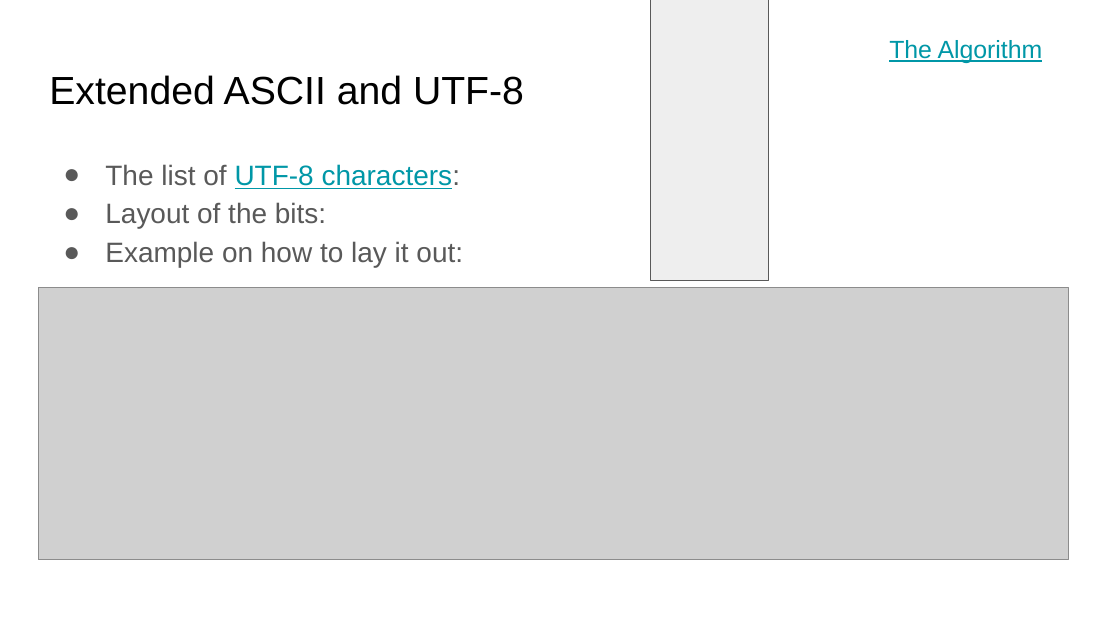
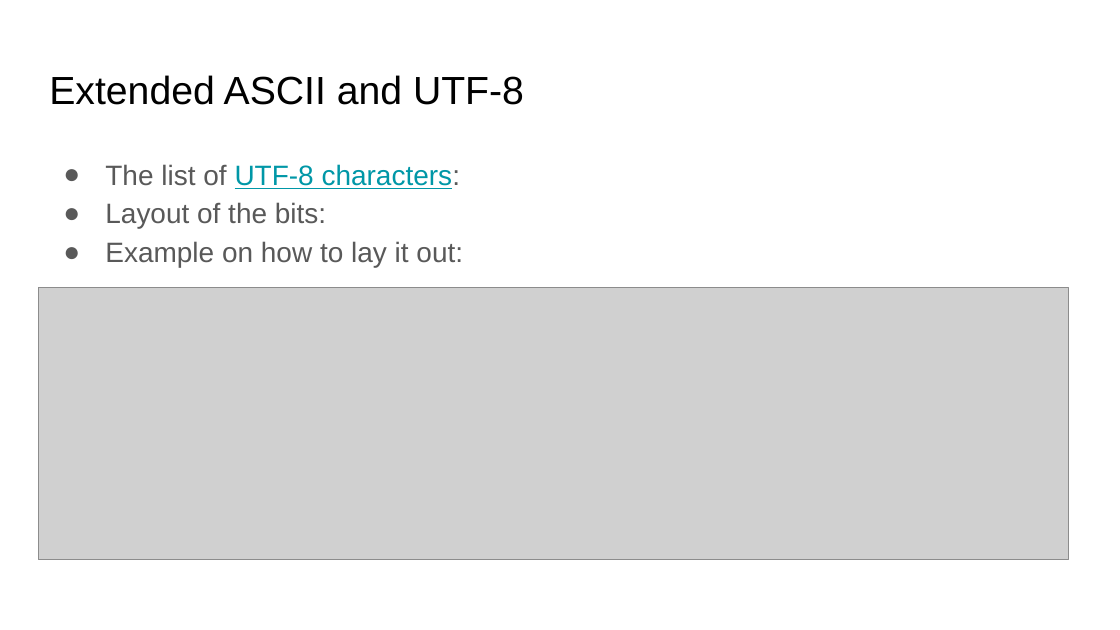
Before and after one commit to COMP122/comp122-s22, a slide deck: slide 18 of format_encodings/documents/Introduction to Encodings.pptx. Drawn at 1120x630 pixels with LibreOffice and Linux fonts; fonts in the diff are those of the drawing; grey boxes stand for pictures. Boxes give left, top, right and bottom in pixels: in the first picture for what was removed or moved away, otherwise in the second. Text is boxed around its words. In the diff, an @@ line names an element or a change of style, - is before the commit and + after.

```diff
--- a/format_encodings/documents/Introduction to Encodings.pptx
+++ b/format_encodings/documents/Introduction to Encodings.pptx
@@ rectangle removed at box(651, 0, 768, 281) @@
@@ text removed at box(889, 40, 1043, 63) @@
-The Algorithm
```
Also in this commit, not shown: 2 other files.
